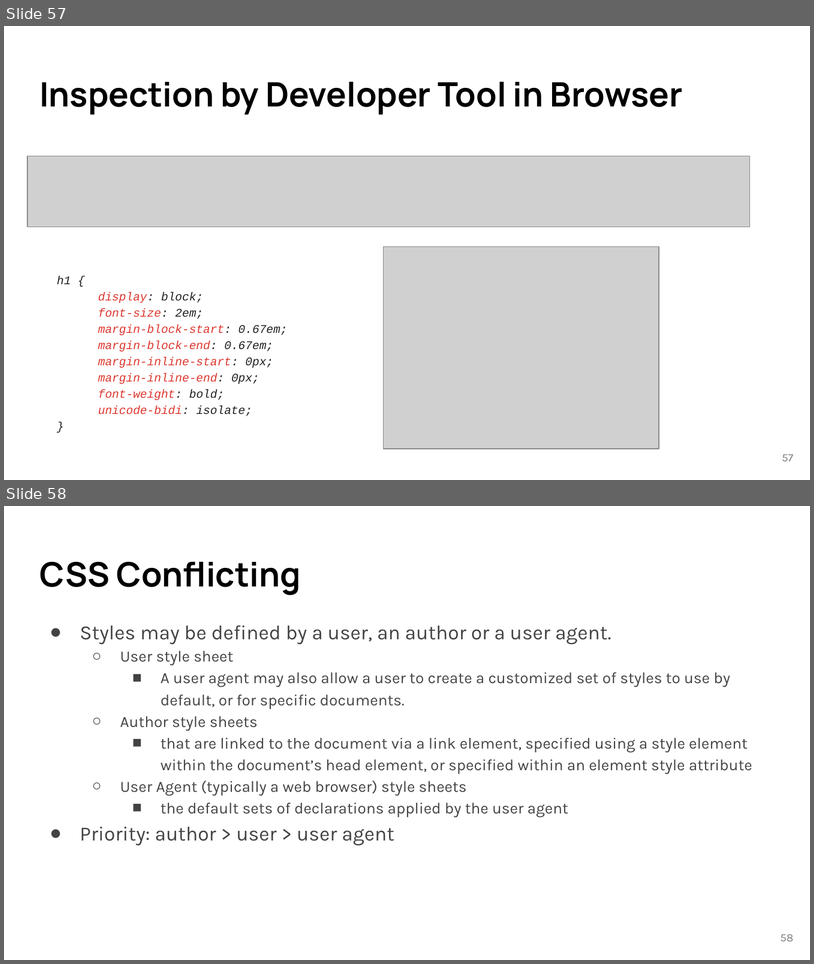
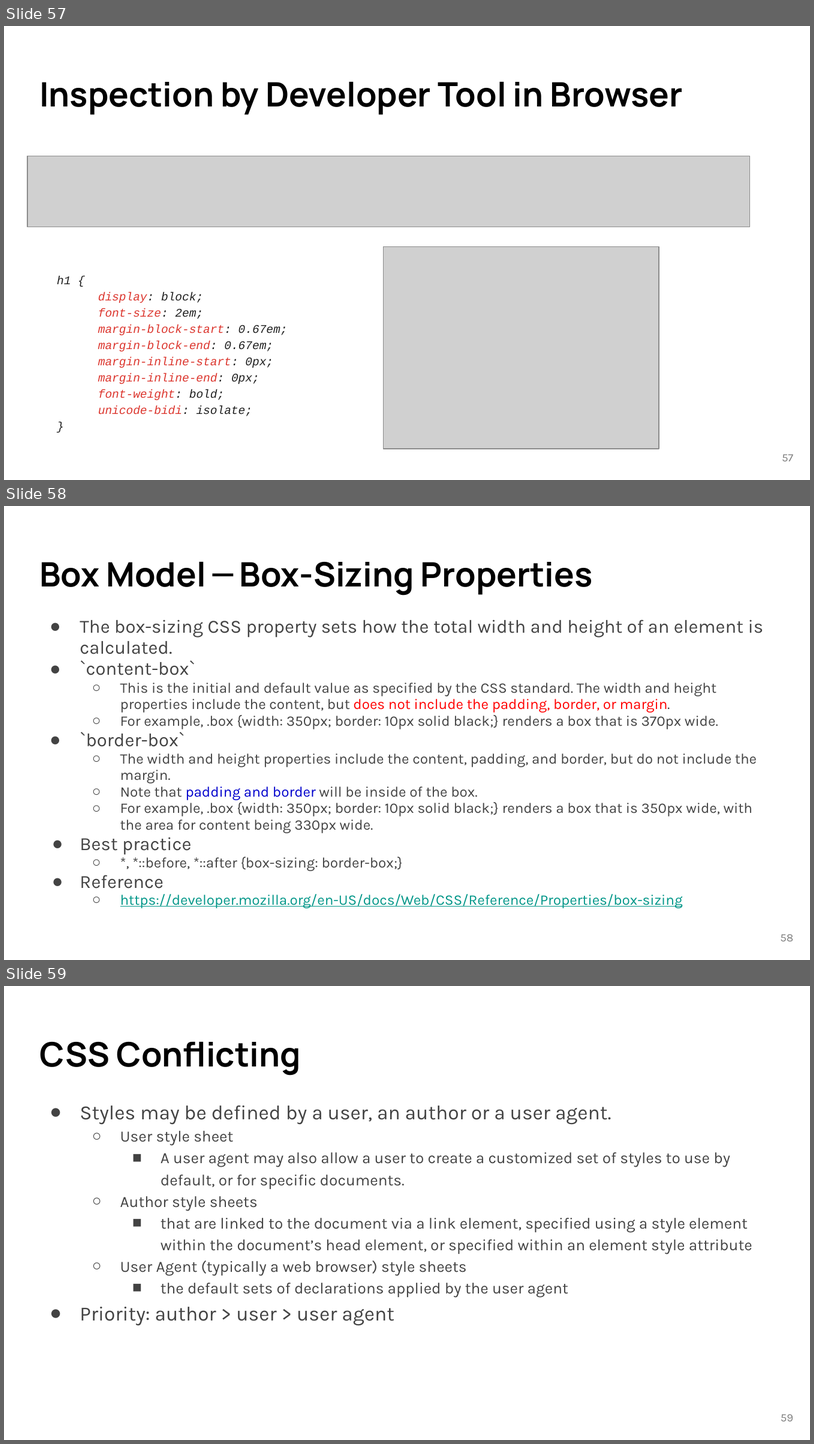
Before and after one commit to lancwyy/WebDev, a slide deck: Lecture_Materials/03-CSS.pptx. Shown one above the other, each under a label of ours: slides 57 and 58 before the commit, slides 57, 58 and 59 after it. The pictures are 814x964 and 814x1444 pixels, drawn with LibreOffice and Linux fonts; fonts in the diff are those of the drawing; grey boxes stand for pictures. Boxes give left, top, right and bottom in pixels: in the first picture for what was removed or moved away, otherwise in the second. Text is boxed around its words. In the diff, an @@ line names an element or a change of style, - is before the commit and + after.

Commit message:
update box model with sample codes and practices

```diff
--- a/Lecture_Materials/03-CSS.pptx
+++ b/Lecture_Materials/03-CSS.pptx
@@ slide 58 added at (4,506,810,960), background #FFFFFF @@
@@ title added at (39,562,593,595), 30 pt, text #000000, bold @@
+Box Model ─ Box-Sizing Properties
@@ text added at (80,619,764,908), 12.9 pt, text #434343 @@
+● The box-sizing CSS property sets how the total width and height of an element is calculated.
+● `content-box`
+  ○ This is the initial and default value as specified by the CSS standard. The width and height properties include the content, but does not include the padding, border, or margin.
+  ○ For example, .box {width: 350px; border: 10px solid black;} renders a box that is 370px wide.
+● `border-box`
+  ○ The width and height properties include the content, padding, and border, but do not include the margin.
+  ○ Note that padding and border will be inside of the box.
+  ○ For example, .box {width: 350px; border: 10px solid black;} renders a box that is 350px wide, with the area for content being 330px wide.
+● Best practice
+  ○ *, *::before, *::after {box-sizing: border-box;}
+● Reference
+  ○ https://developer.mozilla.org/en-US/docs/Web/CSS/Reference/Properties/box-sizing
@@ page number added at (780,934,794,941), 10 pt, text #7F7F7F @@
+58
@@ what was slide 58 is now slide 59 @@
```
Also in this commit, not shown: 3 slides changed, 2 slides removed, 19 other files.
